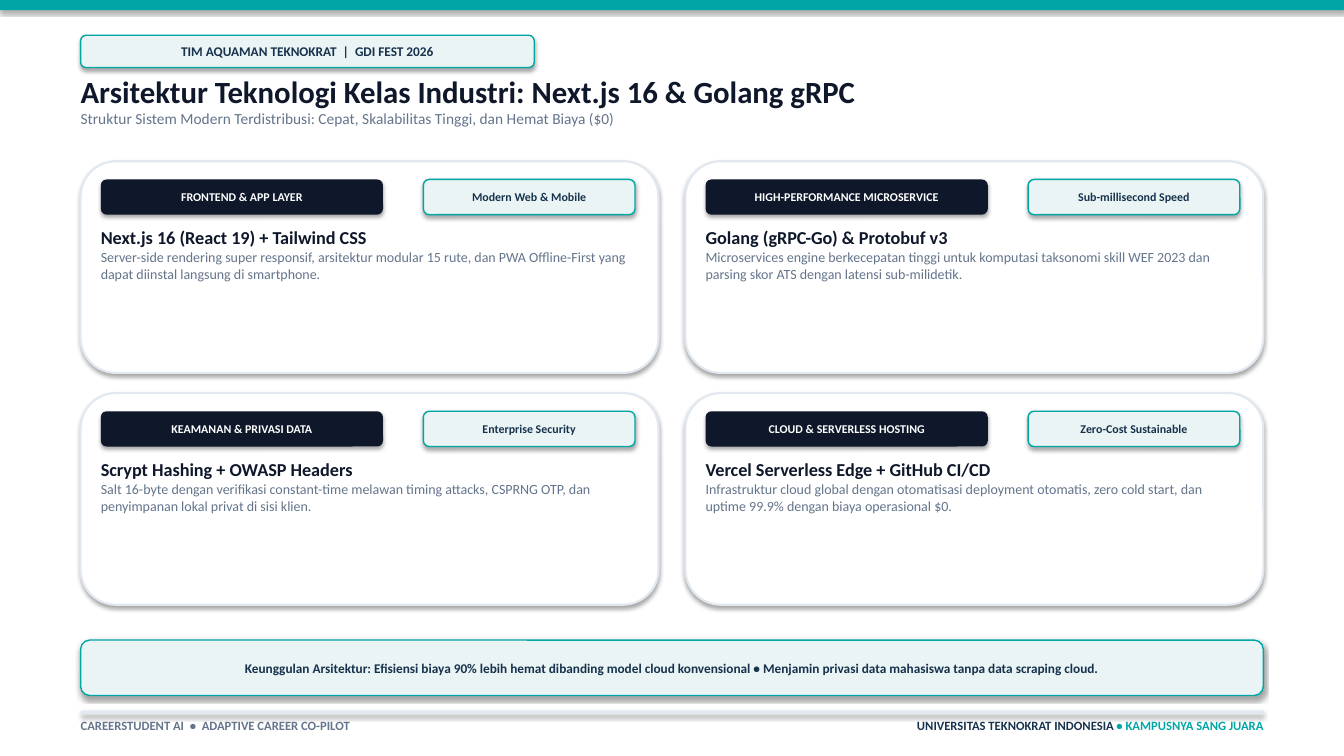
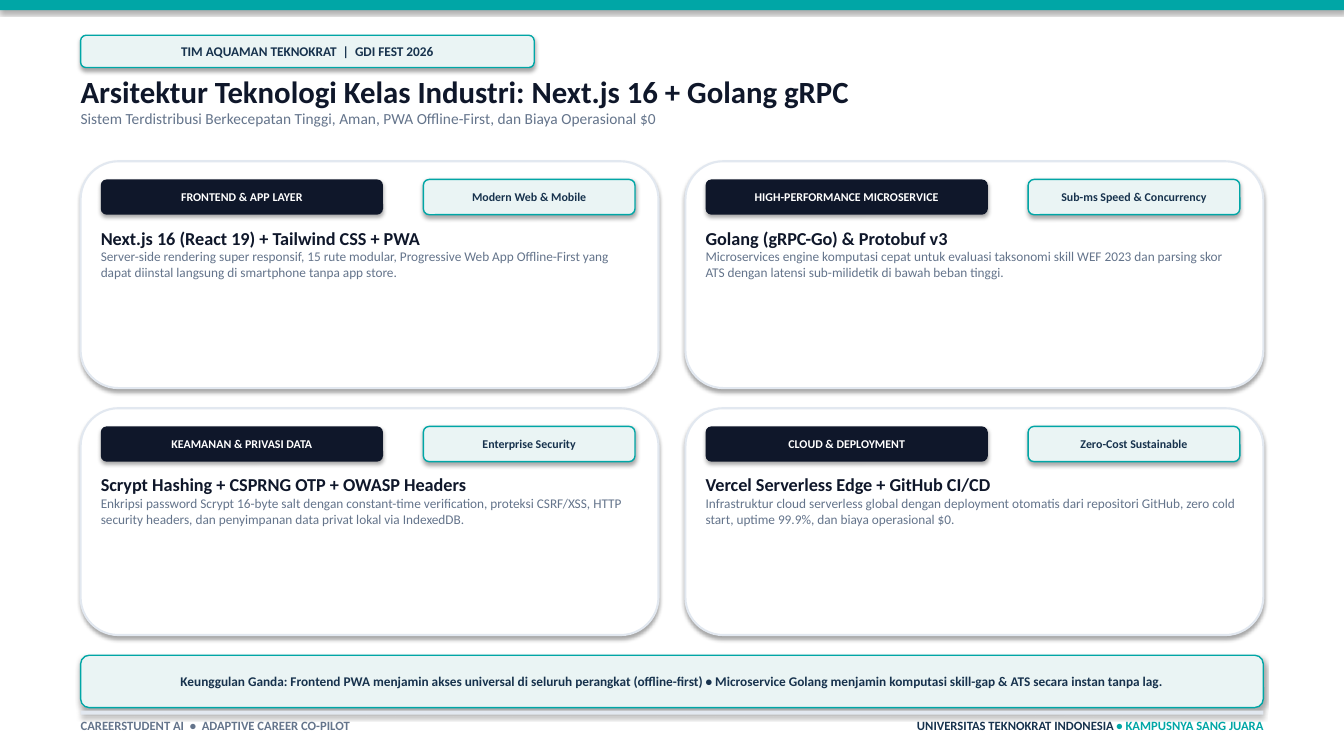
Before and after one commit to rikiardiansyah-web/CareerStudentAI, a slide deck: slide 5 of PitchDeck_CareerStudentAI.pptx. Drawn at 1344x756 pixels with LibreOffice and Linux fonts; fonts in the diff are those of the drawing. Boxes give left, top, right and bottom in pixels: in the first picture for what was removed or moved away, otherwise in the second. Text is boxed around its words. In the diff, an @@ line names an element or a change of style, - is before the commit and + after.

Commit message:
docs: fix pitch deck - correct app screenshots, add dosen pembimbing, add MOD-04 career discovery, universal scope

```diff
--- a/PitchDeck_CareerStudentAI.pptx
+++ b/PitchDeck_CareerStudentAI.pptx
@@ text at [81,81,849,127]: text changed @@
-Arsitektur Teknologi Kelas Industri: Next.js 16 & Golang gRPC
-Struktur Sistem Modern Terdistribusi: Cepat, Skalabilitas Tinggi, dan Hemat Biaya ($0)
+Arsitektur Teknologi Kelas Industri: Next.js 16 + Golang gRPC
+Sistem Terdistribusi Berkecepatan Tinggi, Aman, PWA Offline-First, dan Biaya Operasional $0
@@ rounded rectangle: place and size @@
-rounded rectangle at [81,161,658,373]
+rounded rectangle at [81,161,658,388]
@@ rounded rectangle: place and size @@
-rounded rectangle at [686,161,1263,373]
+rounded rectangle at [686,161,1263,388]
@@ text in rounded rectangle at [1061,192,1207,203]: text changed @@
-Sub-millisecond Speed
+Sub-ms Speed & Concurrency
@@ text at [101,231,608,279]: text changed; size 10 to 9.5 pt @@
-Next.js 16 (React 19) + Tailwind CSS
-Server-side rendering super responsif, arsitektur modular 15 rute, dan PWA Offline-First yang dapat diinstal langsung di smartphone.
+Next.js 16 (React 19) + Tailwind CSS + PWA
+Server-side rendering super responsif, 15 rute modular, Progressive Web App Offline-First yang dapat diinstal langsung di smartphone tanpa app store.
@@ text at [706,252,1222,279]: text changed; size 10 to 9.5 pt @@
-Microservices engine berkecepatan tinggi untuk komputasi taksonomi skill WEF 2023 dan parsing skor ATS dengan latensi sub-milidetik.
+Microservices engine komputasi cepat untuk evaluasi taksonomi skill WEF 2023 dan parsing skor ATS dengan latensi sub-milidetik di bawah beban tinggi.
@@ rounded rectangle: place and size @@
-rounded rectangle at [81,393,658,605]
+rounded rectangle at [81,408,658,635]
@@ rounded rectangle: place and size @@
-rounded rectangle at [686,393,1263,605]
+rounded rectangle at [686,408,1263,635]
@@ text in rounded rectangle at [788,440,905,448]: text changed @@
-CLOUD & SERVERLESS HOSTING
+CLOUD & DEPLOYMENT
@@ text at [101,478,621,526]: text changed; size 10 to 9.5 pt @@
-Scrypt Hashing + OWASP Headers
-Salt 16-byte dengan verifikasi constant-time melawan timing attacks, CSPRNG OTP, dan penyimpanan lokal privat di sisi klien.
+Scrypt Hashing + CSPRNG OTP + OWASP Headers
+Enkripsi password Scrypt 16-byte salt dengan constant-time verification, proteksi CSRF/XSS, HTTP security headers, dan penyimpanan data privat lokal via IndexedDB.
@@ text "Vercel Serverless Edge + GitHub ...": place and size @@
-text "Vercel Serverless Edge + GitHub ..." at [706,463,1202,514]
+text "Vercel Serverless Edge + GitHub ..." at [706,478,1235,526]
@@ text at [706,499,1235,526]: text changed; size 10 to 9.5 pt @@
-Infrastruktur cloud global dengan otomatisasi deployment otomatis, zero cold start, dan uptime 99.9% dengan biaya operasional $0.
+Infrastruktur cloud serverless global dengan deployment otomatis dari repositori GitHub, zero cold start, uptime 99.9%, dan biaya operasional $0.
@@ 5 rounded rectangles: place and size @@
-5 rounded rectangles at [81,411,1263,696]
+5 rounded rectangles at [81,426,1263,708]
@@ text in rounded rectangle at [180,676,1163,689]: text changed @@
-Keunggulan Arsitektur: Efisiensi biaya 90% lebih hemat dibanding model cloud konvensional • Menjamin privasi data mahasiswa tanpa data scraping cloud.
+Keunggulan Ganda: Frontend PWA menjamin akses universal di seluruh perangkat (offline-first) • Microservice Golang menjamin komputasi skill-gap & ATS secara instan tanpa lag.
```
Also in this commit, not shown: 6 other slides changed, 1 other file.
